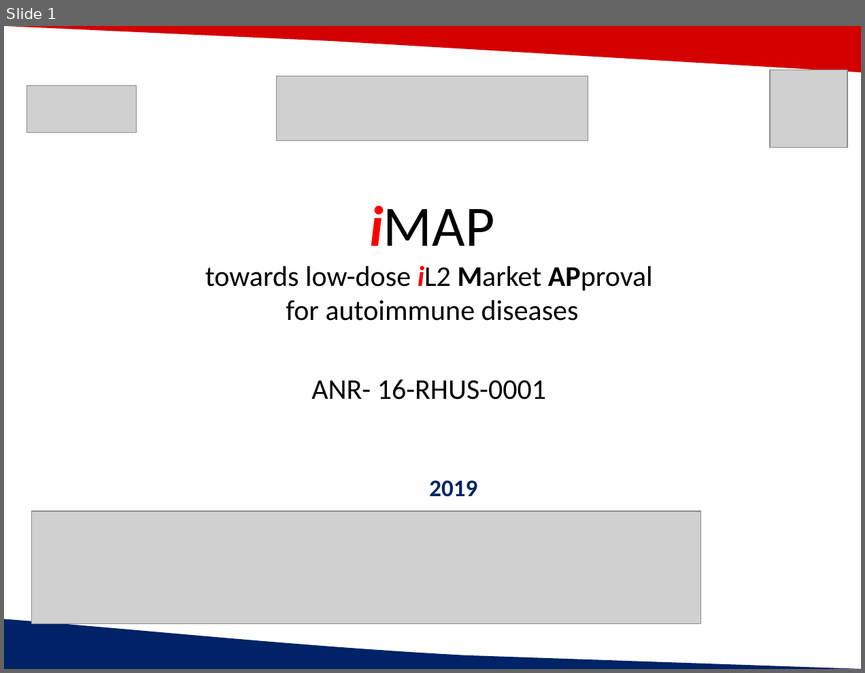
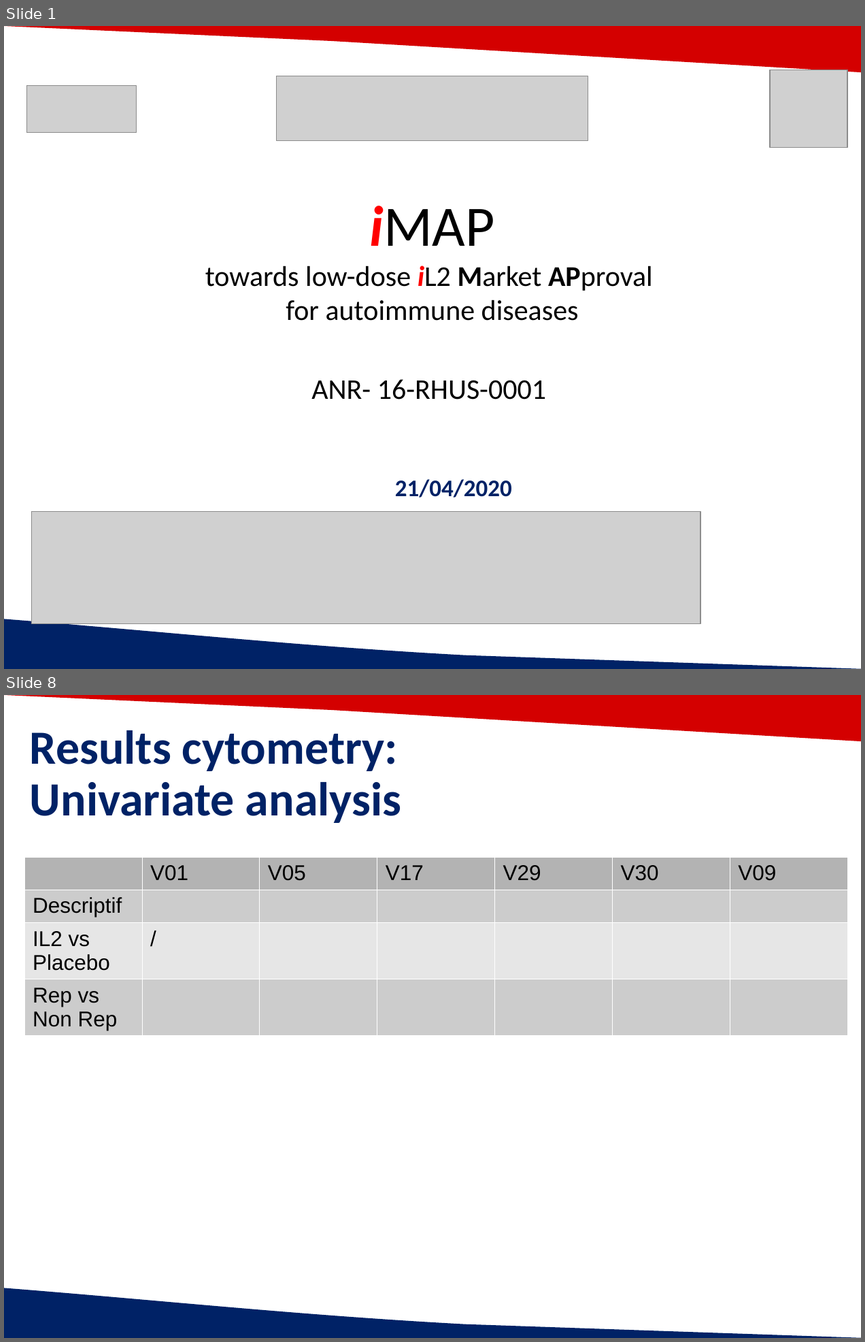
Before and after one commit to Caroline-Peltier/script_bt, a slide deck: pres/IntegrativeAnalysis_ICM_04_21_2020.pptx. Shown one above the other, each under a label of ours: slide 1 before the commit, slides 1 and 8 after it; the slides between them are not shown. The pictures are 865x673 and 865x1342 pixels, drawn with LibreOffice and Linux fonts; fonts in the diff are those of the drawing; grey boxes stand for pictures; background and template pictures are left out. Boxes give left, top, right and bottom in pixels: in the first picture for what was removed or moved away, otherwise in the second. Text is boxed around its words. In the diff, an @@ line names an element or a change of style, - is before the commit and + after.

```diff
--- a/pres/IntegrativeAnalysis_ICM_04_21_2020.pptx
+++ b/pres/IntegrativeAnalysis_ICM_04_21_2020.pptx
@@ slide 8 added at box(4, 695, 861, 1338), background #FFFFFF; not listed: 2 template elements that a slide beside it also shows @@
@@ text added at box(30, 730, 401, 823), 40 pt, text #002266, bold @@
+Results cytometry:
+Univariate analysis
@@ table added at box(24, 857, 847, 1117), 4 rows, 7 columns @@
+ | V01 | V05 | V17 | V29 | V30 | V09
+Descriptif |  |  |  |  |  | 
+IL2 vs Placebo | / |  |  |  |  | 
+Rep vs Non Rep |  |  |  |  |  | 
@@ slide 1 changed as well @@
@@ text at box(395, 479, 512, 497): text changed @@
-2019
+21/04/2020
```
Also in this commit, not shown: 10 other slides added, 13 slides removed, 1 other file.
